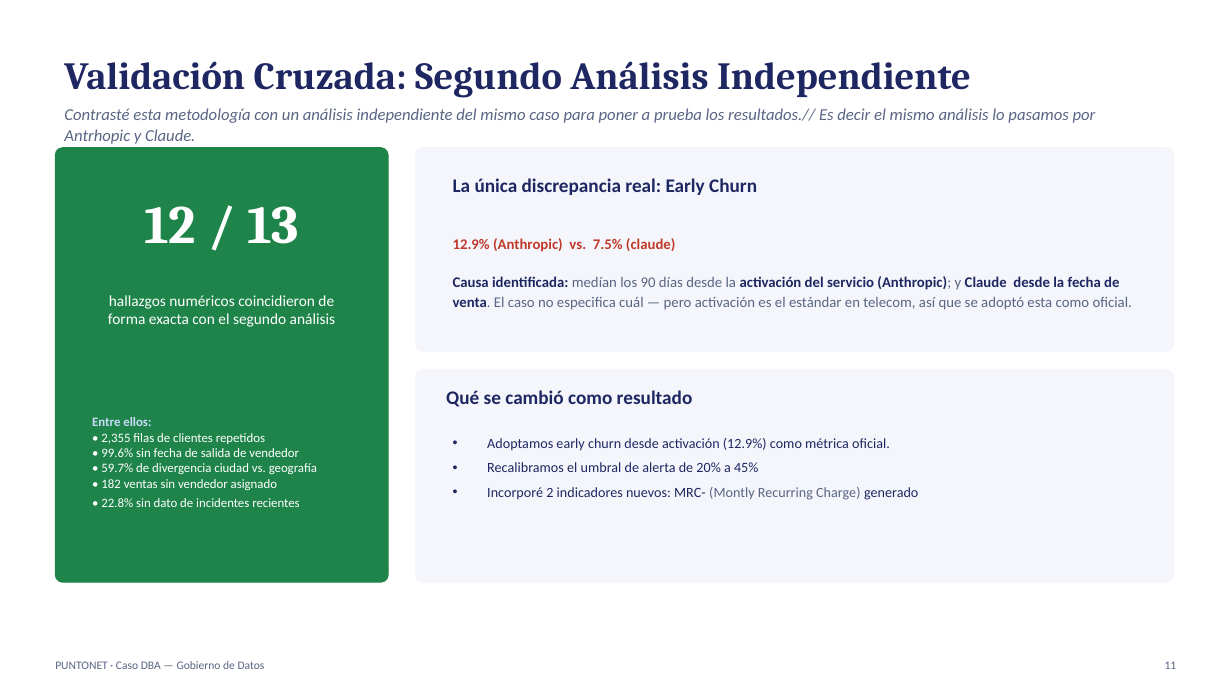
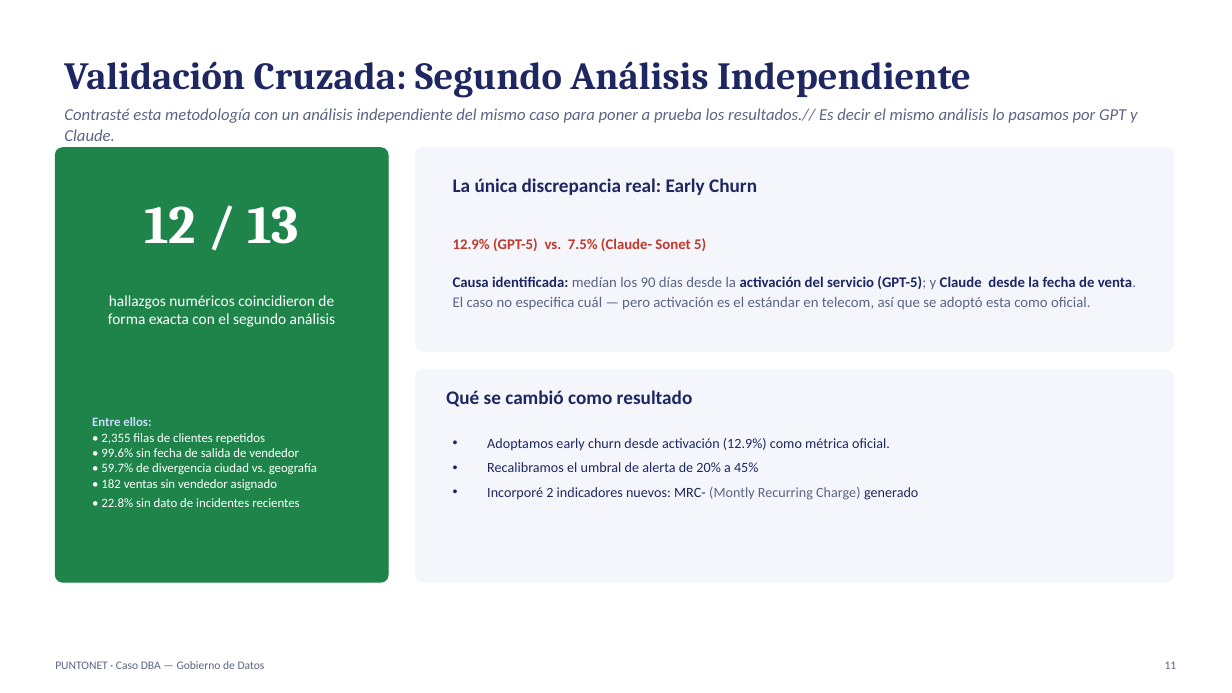
Before and after one commit to sandravillamarin89-hash/dashboard-dba-puntonet, a slide deck: slide 11 of Defensa_Caso_DBA_PuntoNet.pptx. Drawn at 1232x693 pixels with LibreOffice and Linux fonts; fonts in the diff are those of the drawing. Boxes give left, top, right and bottom in pixels: in the first picture for what was removed or moved away, otherwise in the second. Text is boxed around its words. In the diff, an @@ line names an element or a change of style, - is before the commit and + after.

```diff
--- a/Defensa_Caso_DBA_PuntoNet.pptx
+++ b/Defensa_Caso_DBA_PuntoNet.pptx
@@ text at (64,108,1137,141): text changed @@
-Contrasté esta metodología con un análisis independiente del mismo caso para poner a prueba los resultados.// Es decir el mismo análisis lo pasamos por Antrhopic y Claude.
+Contrasté esta metodología con un análisis independiente del mismo caso para poner a prueba los resultados.// Es decir el mismo análisis lo pasamos por GPT y Claude.
@@ text at (453,238,1136,310): text changed @@
-12.9% (Anthropic) vs. 7.5% (claude)
-Causa identificada: medían los 90 días desde la activación del servicio (Anthropic); y Claude desde la fecha de venta. El caso no especifica cuál — pero activación es el estándar en telecom, así que se adoptó esta como oficial.
+12.9% (GPT-5) vs. 7.5% (Claude- Sonet 5)
+Causa identificada: medían los 90 días desde la activación del servicio (GPT-5); y Claude desde la fecha de venta. El caso no especifica cuál — pero activación es el estándar en telecom, así que se adoptó esta como oficial.
```
Also in this commit, not shown: 8 other slides changed.
